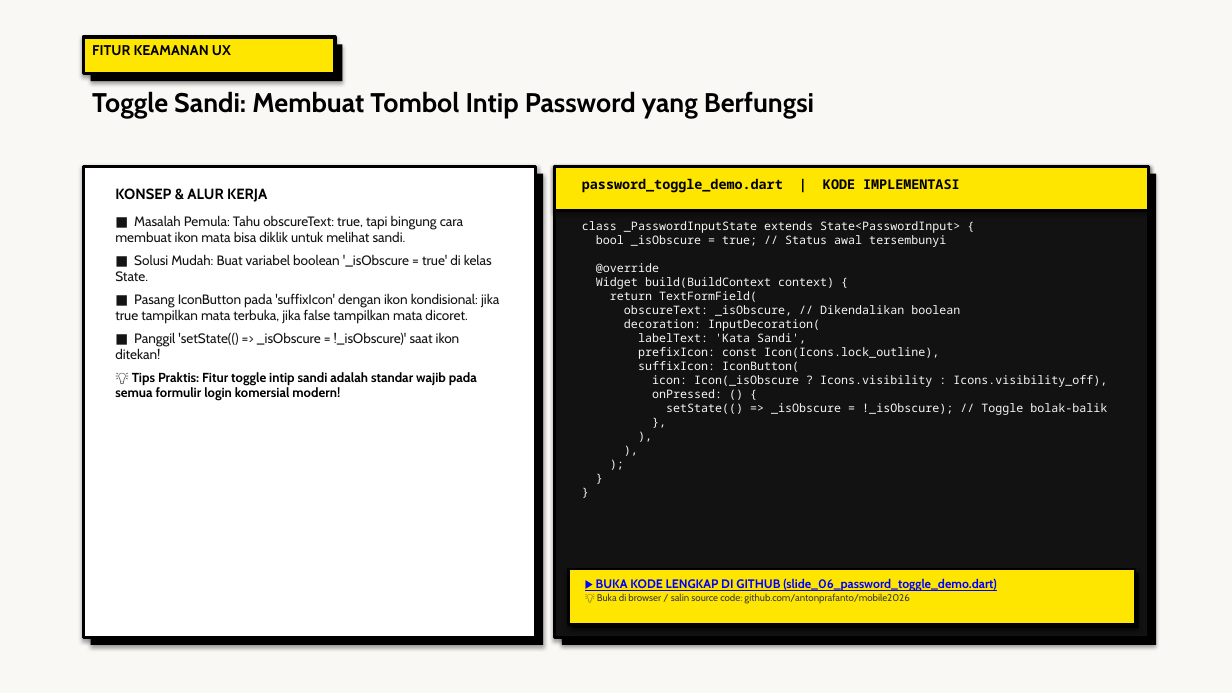
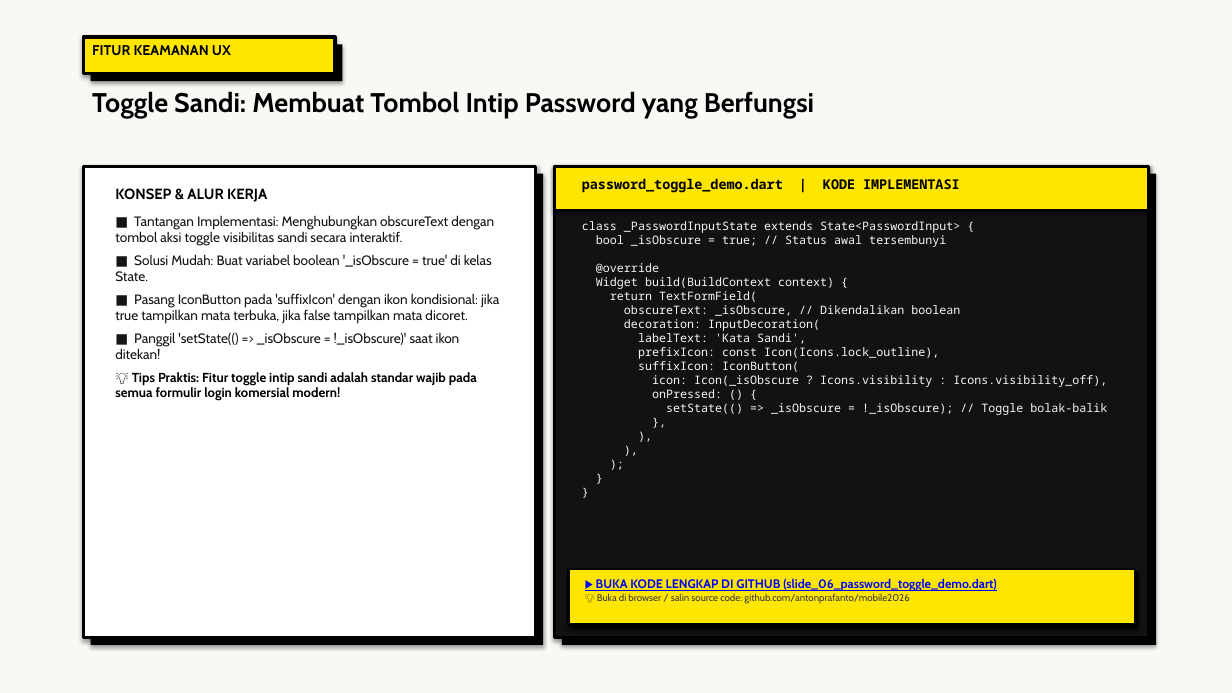
Before and after one commit to antonprafanto/mobile2026, a slide deck: slide 6 of 03_slide_presentasi/PERTEMUAN_04_Form_Handling_dan_GoRouter.pptx. Drawn at 1232x693 pixels with LibreOffice and Linux fonts; fonts in the diff are those of the drawing. Boxes give left, top, right and bottom in pixels: in the first picture for what was removed or moved away, otherwise in the second. Text is boxed around its words. In the diff, an @@ line names an element or a change of style, - is before the commit and + after.

```diff
--- a/03_slide_presentasi/PERTEMUAN_04_Form_Handling_dan_GoRouter.pptx
+++ b/03_slide_presentasi/PERTEMUAN_04_Form_Handling_dan_GoRouter.pptx
@@ text at box(115, 215, 494, 246): text changed @@
-■ Masalah Pemula: Tahu obscureText: true, tapi bingung cara membuat ikon mata bisa diklik untuk melihat sandi.
+■ Tantangan Implementasi: Menghubungkan obscureText dengan tombol aksi toggle visibilitas sandi secara interaktif.
```
Also in this commit, not shown: 3 other slides changed, 22 other files.
